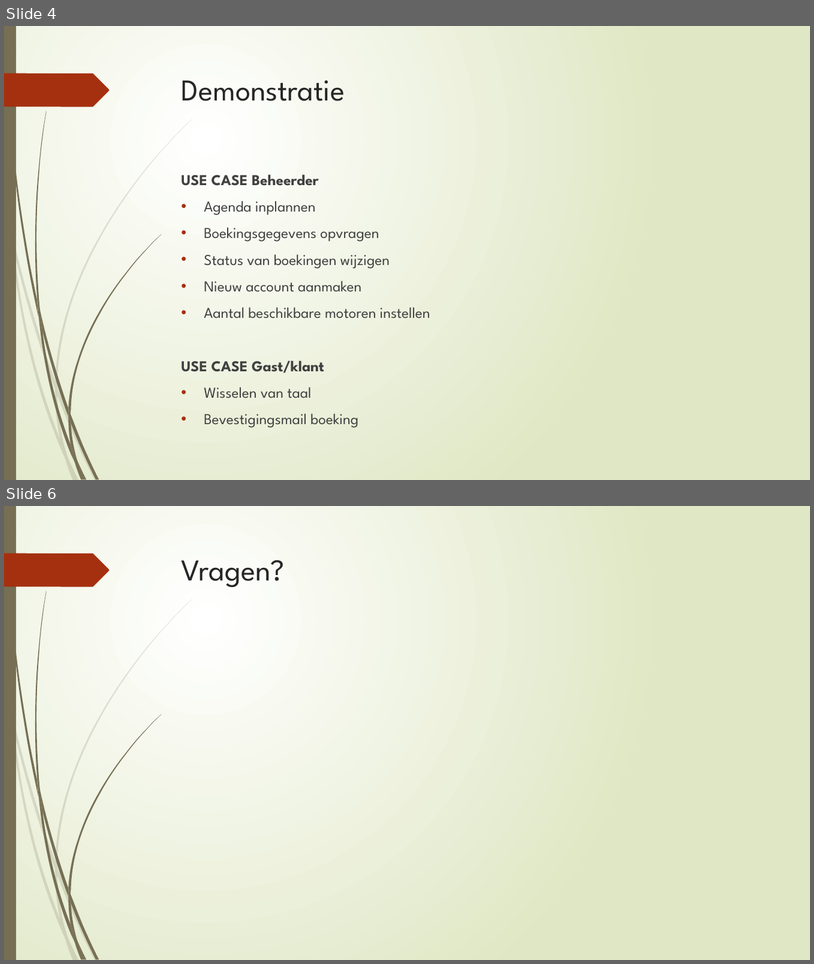
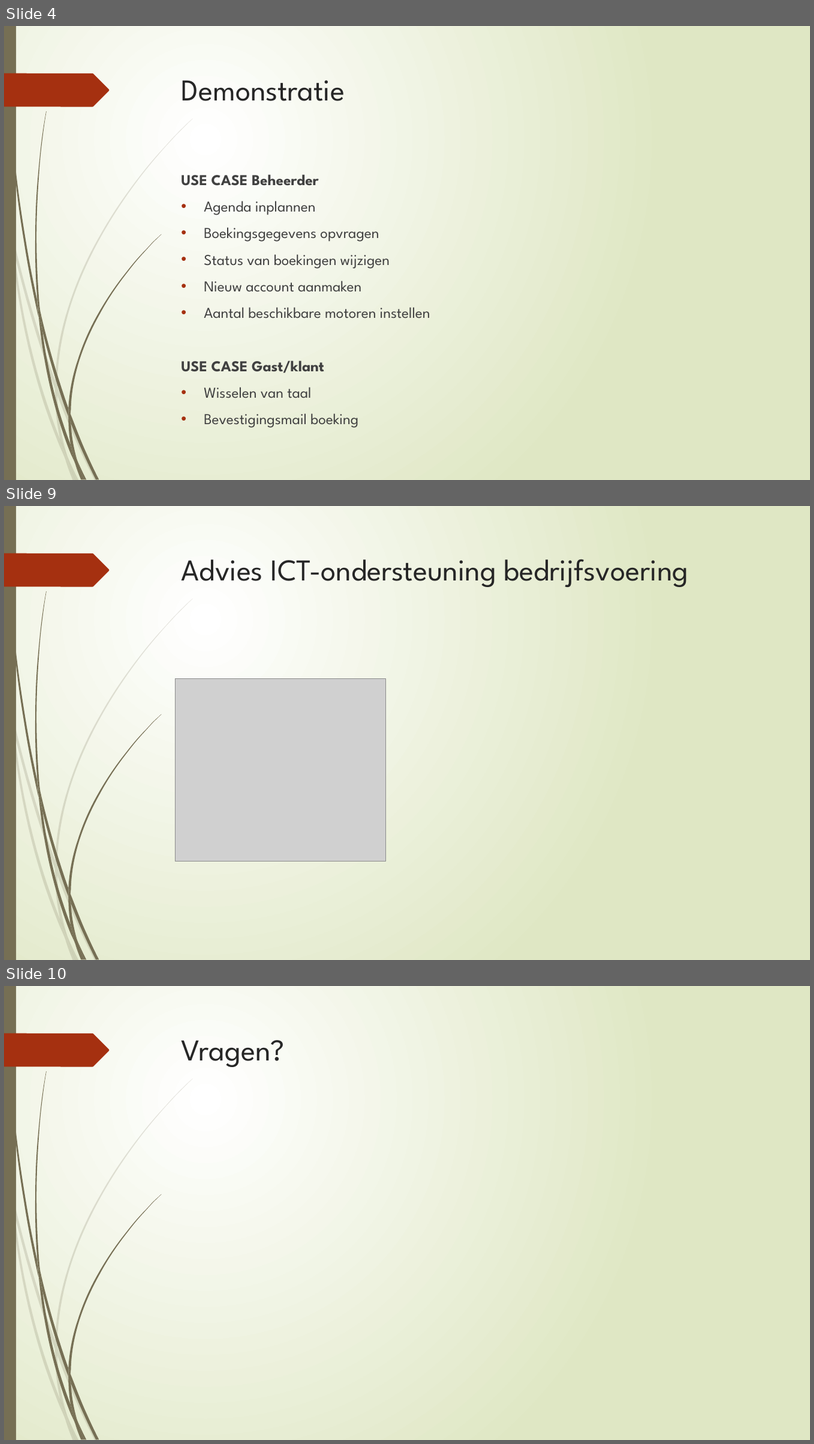
Before and after one commit to Carlodeboer/GFY1-03, a slide deck: Opleveren/Sprint 3 presentatie.pptx. Shown one above the other, each under a label of ours: slides 4 and 6 before the commit, slides 4, 9 and 10 after it; the slides between them are not shown. The pictures are 814x964 and 814x1444 pixels, drawn with LibreOffice and Linux fonts; fonts in the diff are those of the drawing; grey boxes stand for pictures. Boxes give left, top, right and bottom in pixels: in the first picture for what was removed or moved away, otherwise in the second. Text is boxed around its words. In the diff, an @@ line names an element or a change of style, - is before the commit and + after.

```diff
--- a/Opleveren/Sprint 3 presentatie.pptx
+++ b/Opleveren/Sprint 3 presentatie.pptx
@@ slide 9 added at (4,506,810,960), background gradient #FFFFFF to #DFE8C4; not listed: 24 template elements that a slide beside it also shows @@
@@ title added at (182,559,689,587), 36 pt, text #262626 @@
+Advies ICT-ondersteuning bedrijfsvoering
@@ picture added at (175,679,386,862) @@
@@ what was slide 6 is now slide 10 @@
```
Also in this commit, not shown: 1 slide changed, 3 other slides added, 3 other files.
